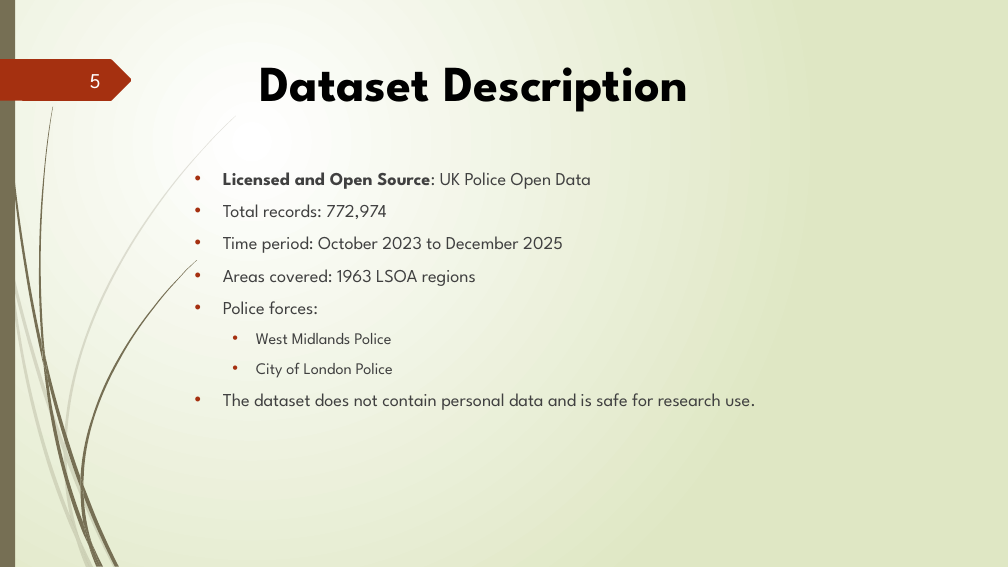
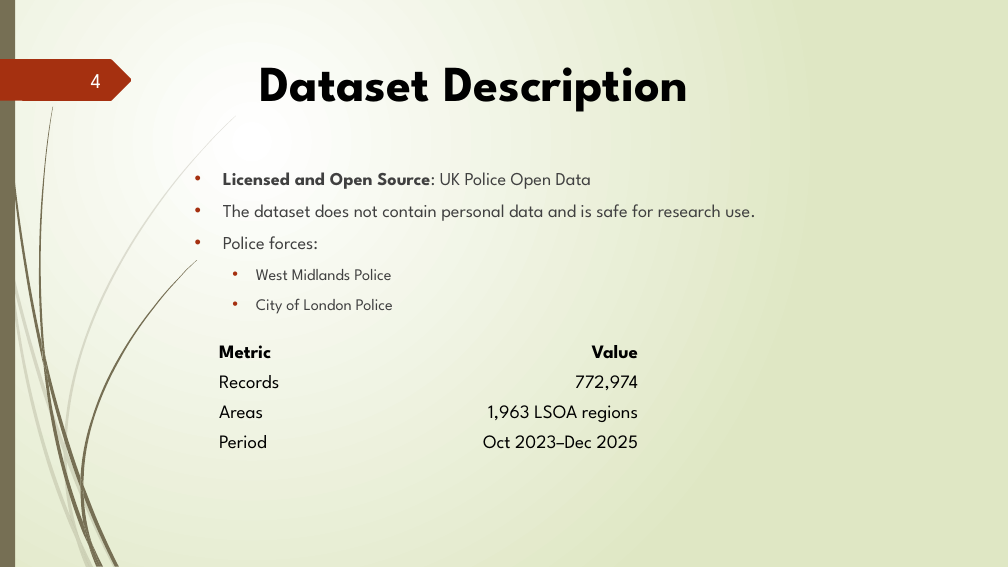
Before and after one commit to ruslan-durrani/herts-ds-project-24079307, a slide deck: slide 4 of Presentation Document ppt.pptx (slide 5 before the commit). Drawn at 1008x567 pixels with LibreOffice and Linux fonts; fonts in the diff are those of the drawing. Boxes give left, top, right and bottom in pixels: in the first picture for what was removed or moved away, otherwise in the second. Text is boxed around its words. In the diff, an @@ line names an element or a change of style, - is before the commit and + after.

```diff
--- a/Presentation Document ppt.pptx
+++ b/Presentation Document ppt.pptx
@@ page number at bbox=[91, 74, 101, 88]: text changed @@
-5
+4
@@ text at bbox=[223, 204, 756, 221]: text changed @@
-• Total records: 772,974
-• Time period: October 2023 to December 2025
-• Areas covered: 1963 LSOA regions
+• The dataset does not contain personal data and is safe for research use.
@@ table added at bbox=[212, 339, 646, 460], 4 rows, 2 columns @@
+Metric | Value
+Records | 772,974
+Areas | 1,963 LSOA regions
+Period | Oct 2023–Dec 2025
@@ text at bbox=[223, 393, 756, 410]: paragraph removed @@
-• The dataset does not contain personal data and is safe for research use.
```
Also in this commit, not shown: 12 other slides changed, 3 slides added, 4 slides removed, 1 other file.
